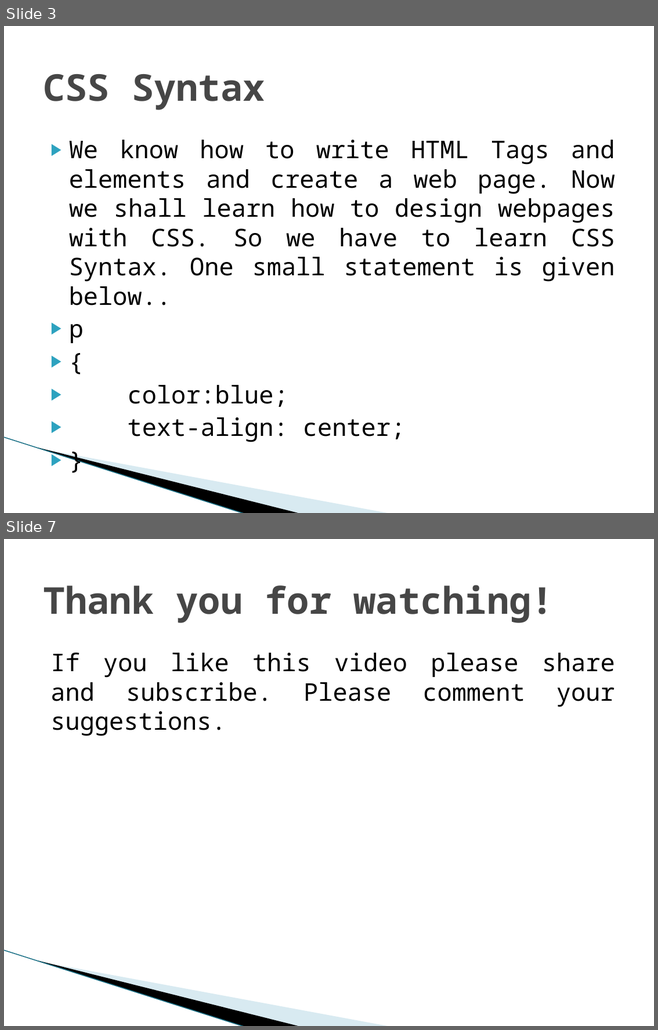
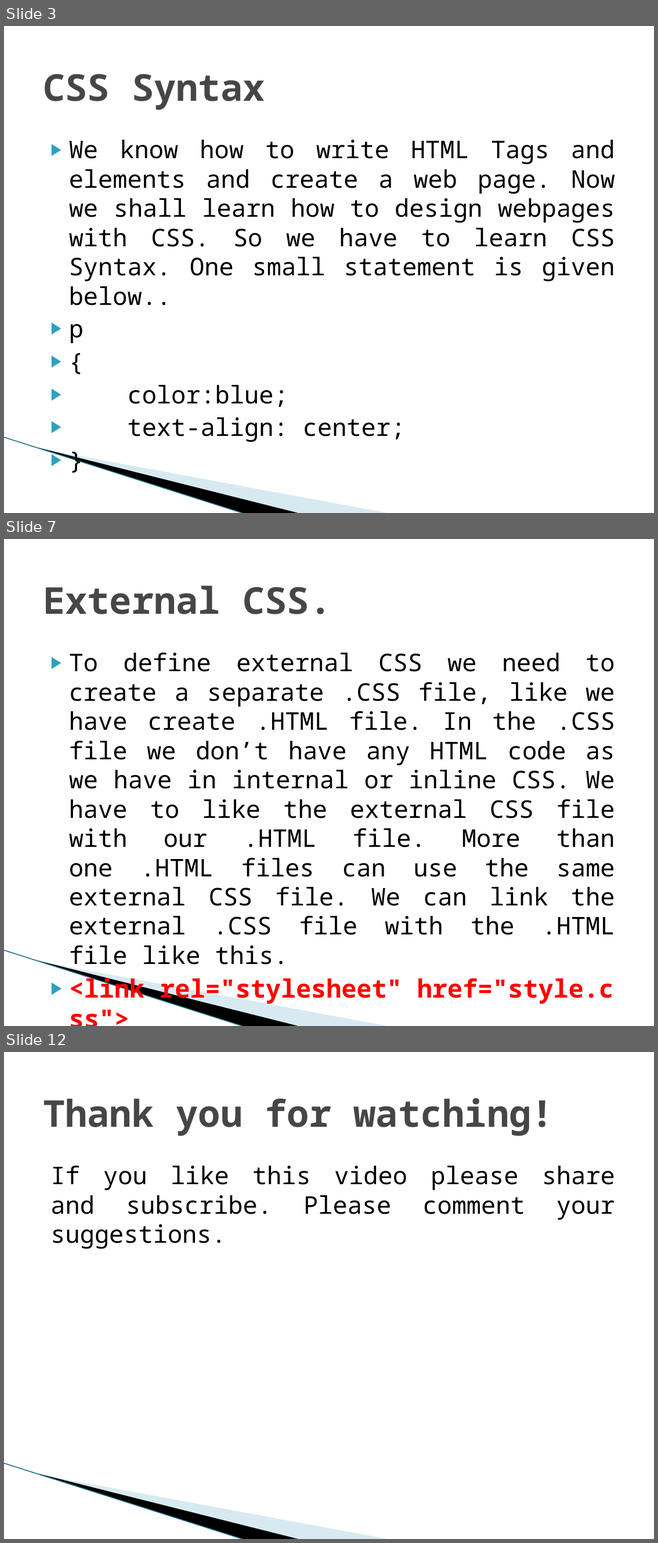
Before and after one commit to biswajitpoddar/youtubeDocuments, a slide deck: CSS PowerPoints/CSS Syntax.pptx. Shown one above the other, each under a label of ours: slides 3 and 7 before the commit, slides 3, 7 and 12 after it; the slides between them are not shown. The pictures are 658x1030 and 658x1543 pixels, drawn with LibreOffice and Linux fonts; fonts in the diff are those of the drawing; background and template pictures are left out. Boxes give left, top, right and bottom in pixels: in the first picture for what was removed or moved away, otherwise in the second. Text is boxed around its words. In the diff, an @@ line names an element or a change of style, - is before the commit and + after.

```diff
--- a/CSS PowerPoints/CSS Syntax.pptx
+++ b/CSS PowerPoints/CSS Syntax.pptx
@@ slide 7 added at (4, 539, 654, 1026), background #FFFFFF; not listed: 3 template elements that a slide beside it also shows @@
@@ title added at (43, 585, 331, 614), 41 pt, text #464646, bold @@
+External CSS.
@@ text added at (69, 653, 615, 971), 27 pt, text #000000 @@
+▶ To define external CSS we need to create a separate .CSS file, like we have create .HTML file. In the .CSS file we don’t have any HTML code as we have in internal or inline CSS. We have to like the external CSS file with our .HTML file. More than one .HTML files can use the same external CSS file. We can link the external .CSS file with the .HTML file like this.
+▶ <link rel="stylesheet" href="style.css">
@@ what was slide 7 is now slide 12 @@
```
Also in this commit, not shown: 2 slides changed, 5 other slides added, 1 slide removed.
